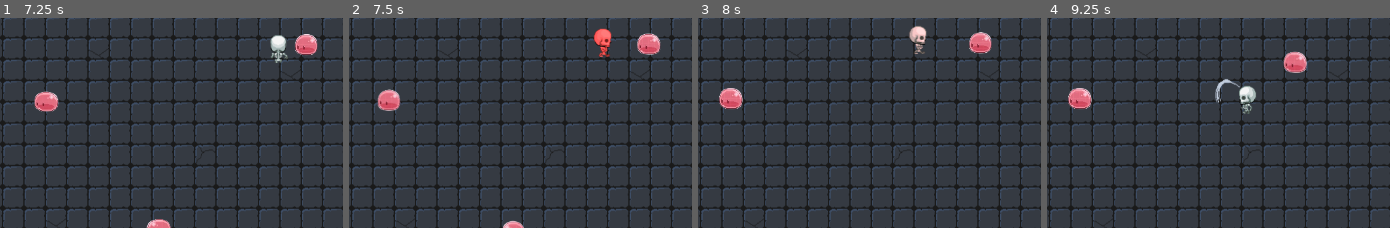
Above: before the commit, frames 1-4 (left to right).
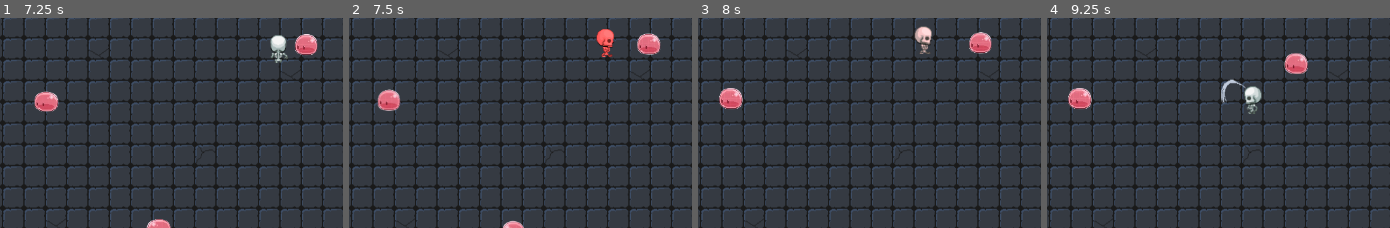
Above: after the commit, the same moments.

Repository: JISaldana/LootNBones
Game: Godot game, scene res://TestRoom.tscn
The game is run twice, just before and just after one commit, with the same random seed, the same clock (stepped at 60 frames per second) and the same inputs.
Inputs:
- Up to frame 1 (7.25 s): tap Enter (ui_accept) at 0.5, 0.77, 1.52, 3.02, 3.77, 4.52, 6.02, 6.77 s; hold Right (ui_right) 0.53-1.28 s; hold Down (ui_down) 1.28-2.03 s; hold Right (ui_right) 2.03-2.78 s; hold Up (ui_up) 2.78-3.53 s; hold Left (ui_left) 3.53-5.03 s; hold Down (ui_down) 5.03-5.78 s; hold Right (ui_right) 5.78-6.53 s; hold Up (ui_up) from 6.53 s (still down)
- Up to frame 2 (7.5 s): release Up (ui_up) at 7.28 s; hold Right (ui_right) from 7.28 s (still down)
- Up to frame 3 (8 s): keep holding Right (ui_right); tap Enter (ui_accept) at 7.52 s
- Up to frame 4 (9.25 s): release Right (ui_right) at 8.03 s; hold Down (ui_down) 8.03-8.78 s; hold Left (ui_left) from 8.78 s (still down); tap Enter (ui_accept) at 9.02 s
The pictures show only the part of the screen within x 29-79%, y 28-78%; the shares and areas given below are measured in that part.

Frame 1 is identical in both runs. In frame 2, 0.4% of the frame differs, in the area x 71-78%, y 4-19%; in frame 3, 0.5%; in frame 4, 1.3%, in the area x 48-77%, y 15-46%.

Commit message:
Branch Testing

Diff:
--- a/PlayerScript.gd
+++ b/PlayerScript.gd
@@ -11,7 +11,7 @@
 
 # Proximamente Stats
 @export var max_health: int = 6
-@export var poise: float = 300
+@export var poise: float = 350
 var knockback_velocity = Vector2.ZERO
 var current_health: int = max_health
 var is_invulnerable = false
